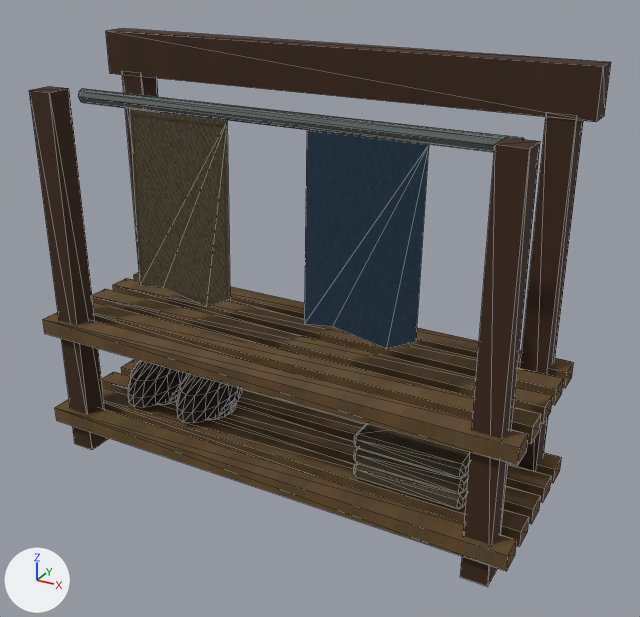
Before and after pictures for a commit that changed the glTF model assets/runtime/models/level_work_boot_rack.glb.
Both versions are drawn from a camera (50 mm lens) standing at (1.113, -1.881, 1.462) and looking at (0.074, 0.007, 0.518). Every picture has the same lights, and +X, +Y and +Z are marked at lower left. The first picture is the older version. Mesh edges are drawn as thin lines. Vertices at exactly the same position are counted once.

The first picture shows 'level_work_boot_rack'.
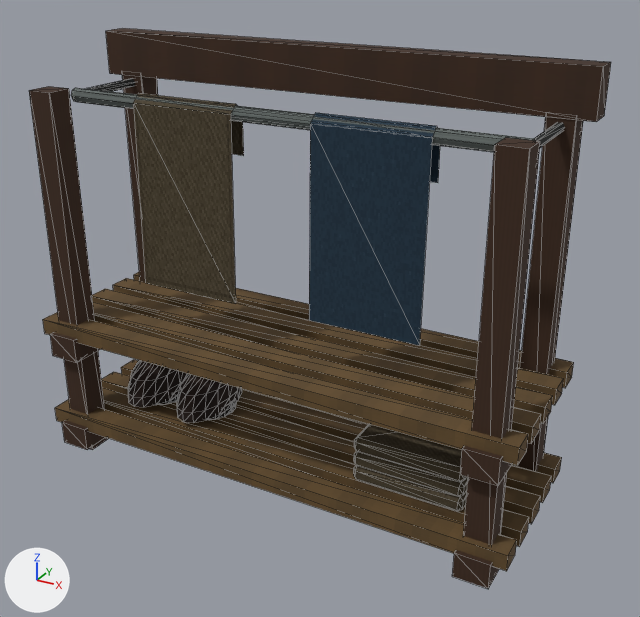
The change, as a diff of the scene's bpy script:
```diff
--- a/assets/runtime/models/level_work_boot_rack.glb.py
+++ b/assets/runtime/models/level_work_boot_rack.glb.py
@@ img_original_iron_diffuse @@
+img_original_iron_diffuse = load_image('Original iron diffuse', '_unpacked/Original_iron_diffuse', 64, 64, 'sRGB')
@@ mat_rebuild_original_iron @@
+mat_rebuild_original_iron = principled_material('Rebuild Original iron')
+mat_rebuild_original_iron.texture = img_original_iron_diffuse
+mat_rebuild_original_iron.roughness = 0.88
@@ me_cube @@
 # used by ob_level_work_boot_rack; location = (0.0, 0.0, 0.0)
-me_cube.from_pydata(...)  # 672 vertices, 1140 faces; spans x -0.7..0.7, y -0.233..0.232, z 0.0..1.17
+me_cube.from_pydata(...)  # 736 vertices, 1236 faces; spans x -0.7..0.7, y -0.245..0.245, z 0.0..1.17
+# me_cube part 1: a new loose piece, a box spanning x -0.665..-0.575, y -0.245..0.245, z 0.02..0.09, in mat_rebuild_original_oak (picture img_original_oak_diffuse)
+# me_cube part 2: a new loose piece, a box spanning x 0.575..0.665, y -0.245..0.245, z 0.02..0.09, in mat_rebuild_original_oak (picture img_original_oak_diffuse)
+# me_cube part 3: a new loose piece, a box spanning x -0.665..-0.575, y -0.245..0.245, z 0.31..0.38, in mat_rebuild_original_oak (picture img_original_oak_diffuse)
+# me_cube part 4: a new loose piece, a box spanning x 0.575..0.665, y -0.245..0.245, z 0.31..0.38, in mat_rebuild_original_oak (picture img_original_oak_diffuse)
+# me_cube part 5: a new loose piece, an 8-sided cylinder along x spanning x -0.625..0.625, y -0.099..-0.061, z 1.011..1.049, in mat_rebuild_original_steel (picture img_original_steel_diffuse)
+# me_cube part 6: a new loose piece, a 6-sided cylinder along y spanning x -0.632..-0.608, y -0.08..0.18, z 1.02..1.04, in mat_rebuild_original_iron (picture img_original_iron_diffuse)
+# me_cube part 7: a new loose piece, a 6-sided cylinder along y spanning x 0.608..0.632, y -0.08..0.18, z 1.02..1.04, in mat_rebuild_original_iron (picture img_original_iron_diffuse)
+# me_cube part 8: the loose piece of 24 vertices spanning x 0.25..0.55, y -0.14..0.14, z 0.129..0.171 is moved by (0.0, 0.0, -0.006)
+# me_cube part 9: the loose piece of 24 vertices spanning x 0.25..0.55, y -0.14..0.14, z 0.174..0.216 is moved by (0.0, 0.0, -0.008)
+# me_cube part 10: the loose piece of 24 vertices spanning x 0.25..0.55, y -0.14..0.14, z 0.219..0.262 is moved by (0.0, 0.0, -0.01)
+# me_cube part 11
+# 28 vertices are removed from x -0.6..0.6, y -0.15..-0.061, z 0.53..1.049
+# 36 faces are deleted
+# 10 vertices are added at x -0.41..0.11, y -0.115..-0.053, z 0.54..1.053
+# 10 new vertices lie (0.3, 0.0, 0.0) away from vertices in x -0.41..0.11, y -0.115..-0.053, z 0.54..1.053
+# 8 new faces join them, mat_rebuild_original_cloth (picture img_original_cloth_diffuse)
+# 8 new faces join them, mat_rebuild_original_blue (picture img_original_blue_diffuse)
 me_cube.materials.append(mat_rebuild_original_oak)
@@ me_cube @@
 me_cube.materials.append(mat_rebuild_original_cloth_worn)
+me_cube.materials.append(mat_rebuild_original_iron)  # picture img_original_iron_diffuse
```

Location of each change, [x1, y1, x2, y2] in pixels of the pictures (640 x 617 px; the box of a moved part takes in the faces that stretch with it):
'level_work_boot_rack', reshaped: before [29, 28, 611, 586]; after [29, 28, 611, 589]
part 1 of me_cube, added (brown): after [62, 420, 105, 450]
part 2 of me_cube, added (brown): after [452, 550, 499, 589]
part 3 of me_cube, added (brown): after [50, 332, 100, 363]
part 4 of me_cube, added (brown): after [460, 446, 512, 486]
part 5 of me_cube, added: after [71, 88, 536, 152]
part 6 of me_cube, added: after [86, 79, 135, 92]
part 7 of me_cube, added: after [534, 122, 565, 148]
part 8 of me_cube, moved or reshaped: before [354, 463, 467, 509]; after [354, 465, 467, 511]
part 9 of me_cube, moved or reshaped: before [354, 448, 469, 494]; after [354, 451, 468, 497]
part 10 of me_cube, moved or reshaped: before [354, 423, 470, 478]; after [354, 424, 467, 482]
part 11 of me_cube, cut back: before [78, 89, 524, 349]; after [133, 93, 440, 346]
